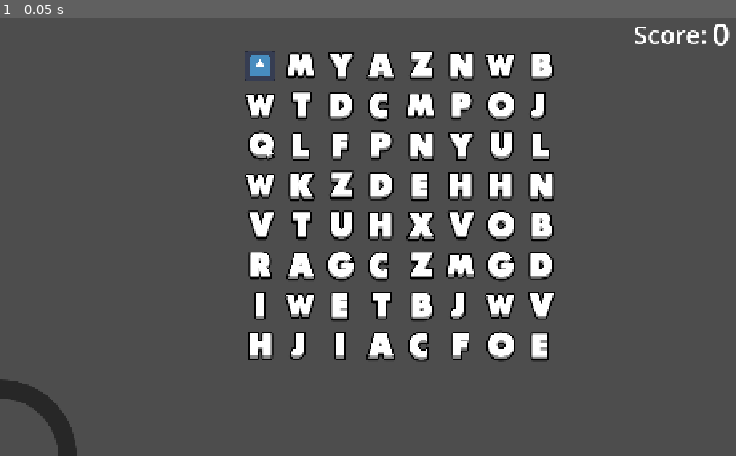
Above: before the commit, frame 1.
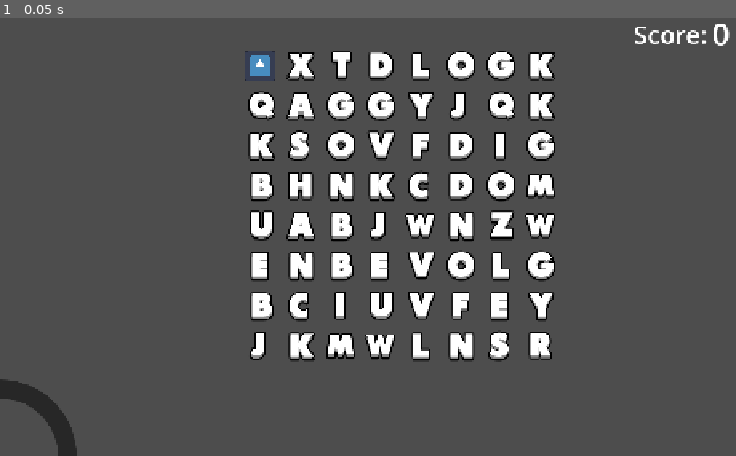
Above: after the commit, the same moment.

Repository: Agnes-Au/typing
Game: Godot game, scene res://scenes/Grid.tscn
The game is run twice, just before and just after one commit, with the same random seed, the same clock (stepped at 60 frames per second) and the same inputs. The engine's default icon, where the game draws it, is replaced by a stand-in: a white triangle on a blue panel in a dark square.
Inputs:
- Up to frame 1 (0.05 s): no input

The runs differ from the first frame. In frame 1, 8.3% of the frame differs, in the area x 33-76%, y 7-79%.

Commit message:
chore: refactor script
made it more DRY

Diff:
--- a/project.godot
+++ b/project.godot
@@ -42,6 +42,7 @@
 "deadzone": 0.2,
 "events": [Object(InputEventKey,"resource_local_to_scene":false,"resource_name":"","device":-1,"window_id":0,"alt_press …(189 unchanged characters)…
 , Object(InputEventKey,"resource_local_to_scene":false,"resource_name":"","device":-1,"window_id":0,"alt_pressed":false,"shift_pressed":false,"ctrl_pressed":true,"meta_pressed":false,"pressed":false,"keycode":0,"physical_keycode":82,"key_label":0,"unicode":0,"location":0,"echo":false,"script":null)
+, Object(InputEventKey,"resource_local_to_scene":false,"resource_name":"","device":-1,"window_id":0,"alt_pressed":true,"shift_pressed":false,"ctrl_pressed":false,"meta_pressed":false,"pressed":false,"keycode":0,"physical_keycode":82,"key_label":0,"unicode":174,"location":0,"echo":false,"script":null)
 ]
 }
 
--- a/scripts/grid.gd
+++ b/scripts/grid.gd
@@ -3,12 +3,10 @@
 const GRID_SIZE = 8
 const TILE_SIZE = 64
 const LETTER_COUNT = 26  # Number of letters in the alphabet
-const ALPHABET = "ABCDEFGHIJKLMNOPQRSTUVWXYZ"
-var alphabet_arr = ALPHABET.split()
+
 var letters = []
 var eaten_letters = []
 var player
-var player_pos_coord: Vector2
 var wordlist: Array
 var score: int
 
@@ -21,6 +19,11 @@
 	var content = file.get_as_text()
 	var words = content.split("\n")
 	return words
+
+func random_letter():
+	const ALPHABET = "ABCDEFGHIJKLMNOPQRSTUVWXYZ"
+	var alphabet_arr = ALPHABET.split()
+	return alphabet_arr[randi() % LETTER_COUNT]
 
 func _ready():
 	wordlist = build_wordlist()
@@ -38,7 +41,7 @@
 func _process(_delta: float) -> void:
 	$CanvasLayer/TimeProgress.value = ($EatTimer.wait_time - $EatTimer.time_left) * (100 / $EatTimer.wait_time)
 
-func new_letter(letter):
+func new_letter_sprite(letter):
 	var letter_sprite = letter_sprite_scene.instantiate()
 	$LetterContainer.add_child(letter_sprite)
 	letter_sprite.animation = letter
@@ -48,8 +51,7 @@
 	for i in range(GRID_SIZE):
 		var row = []
 		for j in range(GRID_SIZE):
-			var random_letter_index = randi() % LETTER_COUNT  # Random index for A-Z
-			row.append(alphabet_arr[random_letter_index])
+			row.append(random_letter())
 		letters.append(row)
 
 	# this part onwards is for cleaning up adjacents and it's HORRIBLY WRITTEN.
@@ -58,13 +60,13 @@
 	# grabs every letter's adjacents, checks if they're identical and replace in adj_letters if not
 	for i in range(GRID_SIZE):
 		for j in range(GRID_SIZE):
-			var adj_letters = return_adjacent_letters_if_valid(Vector2(i, j))
+			var adj_letters = return_adj_letters_if_valid(Vector2(i, j))
 			var adj_coords = return_adj_coords_if_valid(Vector2(i, j))
 			for adj_letter in adj_letters:
 				if adj_letter != null:
 					while adj_letters.count(adj_letter) > 1:
 						adj_letters.erase(adj_letter)
-						adj_letters.insert(adj_letters.bsearch(adj_letter), alphabet_arr[randi() % LETTER_COUNT])
+						adj_letters.insert(adj_letters.bsearch(adj_letter), random_letter())
 
 	# replace in actual letters array
 			for k in range(4):
@@ -74,16 +76,19 @@
 
 					# the above code doesn't catch all duplicates for some reason so we're doing this again
 					if adj_letters.count(adj_letters[k]) > 1:
-						letters[current_coords.x][current_coords.y] = alphabet_arr[randi() % LETTER_COUNT]
+						letters[current_coords.x][current_coords.y] = random_letter()
 	# I guess even after all this there's still a miniscule chance there are duplicates
 	# BUT I DON'T CARE ANYMORE I WORKED HARD DUDE
 
 func position_grid():
 	for i in range(GRID_SIZE):
 		for j in range(GRID_SIZE):
-			var letter_cell = new_letter(letters[i][j])
+			var letter_cell = new_letter_sprite(letters[i][j])
 			letter_cell.position = Vector2(float(i) * TILE_SIZE + TILE_SIZE / 2.0, float(j) * TILE_SIZE + TILE_SIZE / 2.0) - Vector2(64*4, 64*4)
 			letter_cell.name = str(letter_cell.position)
+
+func get_player_coords():
+	return Vector2((player.position.x/32-1)/2, (player.position.y/32-1)/2)
 
 func return_adj_coords_if_valid(coord: Vector2):
 	var right_coord = Vector2(coord.x+1, coord.y)
@@ -99,7 +104,7 @@
 			valid_coords.append(c)
 	return valid_coords
 
-func return_adjacent_letters_if_valid(coord: Vector2):
+func return_adj_letters_if_valid(coord: Vector2):
 	var adj_letters = []
 
 	for c in return_adj_coords_if_valid(coord):
@@ -110,33 +115,42 @@
 	return adj_letters
 
 func set_player_input():
-	var new_inputs = return_adjacent_letters_if_valid(player_pos_coord)
+	var new_inputs = return_adj_letters_if_valid(get_player_coords())
 	player.set_inputs(new_inputs)
+
 
 func is_empty_or_null(x):
 	return x == "Empty" or x == null
 
 func _on_input_received():
-	player_pos_coord = Vector2((player.position.x/32-1)/2, (player.position.y/32-1)/2)
-	var adj_cells = return_adjacent_letters_if_valid(player_pos_coord)
+	var adj_cells = return_adj_letters_if_valid(get_player_coords())
 	if adj_cells.all(is_empty_or_null):
 		game_over()
 		return
 	set_player_input()
 
 func _on_letter_eaten(letter, dir):
-	player_pos_coord = Vector2((player.position.x/32-1)/2, (player.position.y/32-1)/2)
-	var new_empty_cell_coord = player_pos_coord + dir
+	var new_empty_cell_coord = get_player_coords() + dir
 	letters[new_empty_cell_coord.x][new_empty_cell_coord.y] = "Empty"
 	$LetterContainer.get_child(8*new_empty_cell_coord.x + new_empty_cell_coord.y).play("Empty")
 	eaten_letters.append(letter)
 	word_label.text = "".join(eaten_letters)
+	if return_adj_letters_if_valid(get_player_coords()).all(is_empty_or_null):
+		game_over()
+		return
 	$EatTimer.start()
+
+func reset_eaten_letters():
+	eaten_letters = []
+	word_label.text = ""
 
 func _on_word_discarded():
 	print("discarded ", "".join(eaten_letters))
-	eaten_letters = []
-	word_label.text = ""
+	reset_eaten_letters()
+
+func add_score(num):
+	score += num
+	score_label.text = str(score)
 
 func _on_word_submitted():
 	var word_submitted = "".join(eaten_letters)
@@ -148,10 +162,8 @@
 		return
 
 	print(word_submitted, " is a valid word. Good job!")
-	score += word_submitted.length() * 10
-	score_label.text = str(score)
-	word_label.text = ""
-	eaten_letters = []
+	add_score(word_submitted.length() * 10)
+	reset_eaten_letters()
 
 func _on_restart():
 	get_tree().reload_current_scene()
